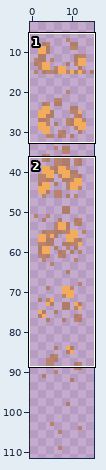
File history of a sprite sheet, ArmoredWarfare/Sprites/Particles/FireDust2.png. Above, an overview of the earlier version with the close-up marked.
Close-up. First the earlier version:
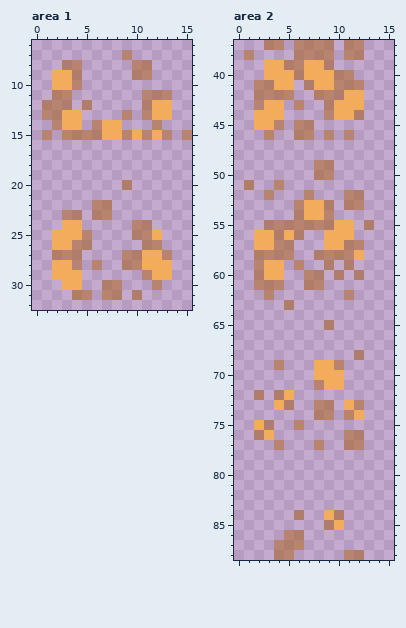
The file is 16x112 pixels. Shown: area 1: x 0..15, y 6..32; area 2: x 0..15, y 37..88. The wide view leaves out empty margins.
The same view after the edit:
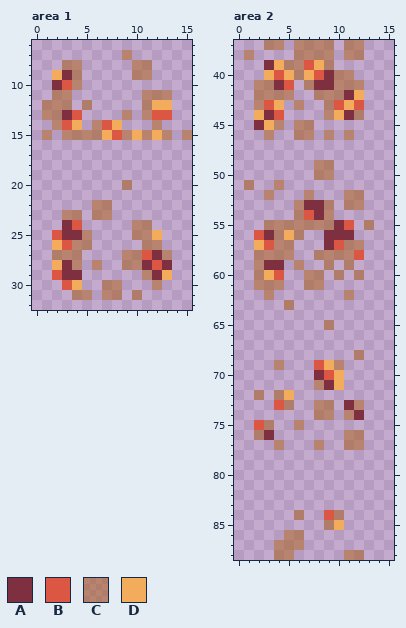
Palette (. is transparent): A #7e3041  B #db5743  C #aa580676  D #f3ac5c
Difference:
Area 1:
y 9: x 3 D -> A
y 10: x 2..3 DD -> AB
y 13: x 3..4 DD -> AB; x 12..13 DD -> BB
y 14: x 3 D -> B; x 7 D -> B
y 15: x 8 D -> B
y 24: x 3..4 DD -> AB
y 25: x 2..4 DDD -> BAA
y 26: x 3 D -> B
y 27: x 11..12 DD -> BA
y 28: x 3 D -> A; x 11..13 DDD -> ABA
y 29: x 2..4 DDD -> BAA; x 12 D -> A
y 30: x 3 D -> B
Area 2:
y 39: x 3 D -> A; x 7 D -> B
y 40: x 4 D -> B; x 8..9 DD -> BA
y 41: x 4..5 DD -> AB; x 8..9 DD -> AA
y 42: x 11 D -> A
y 43: x 3 D -> B; x 10 D -> B; x 12 D -> B
y 44: x 3..4 DD -> AB; x 11 D -> A
y 45: x 2 D -> A
y 53: x 7..8 DD -> AA
y 54: x 7..8 DD -> BA
y 55: x 10..11 DD -> AB
y 56: x 2..3 DD -> BA; x 9..11 DDD -> AAA
y 57: x 3 D -> B; x 9..10 DD -> AB
y 58: x 12 D -> B
y 59: x 3..4 DD -> AA
y 60: x 4 D -> B
y 69: x 8 D -> B
y 70: x 8..9 DD -> AB
y 71: x 9 D -> A
y 73: x 4 D -> B; x 11 D -> A
y 74: x 12 D -> A
y 75: x 2 D -> B
y 76: x 3 D -> A
y 84: x 9 D -> B
